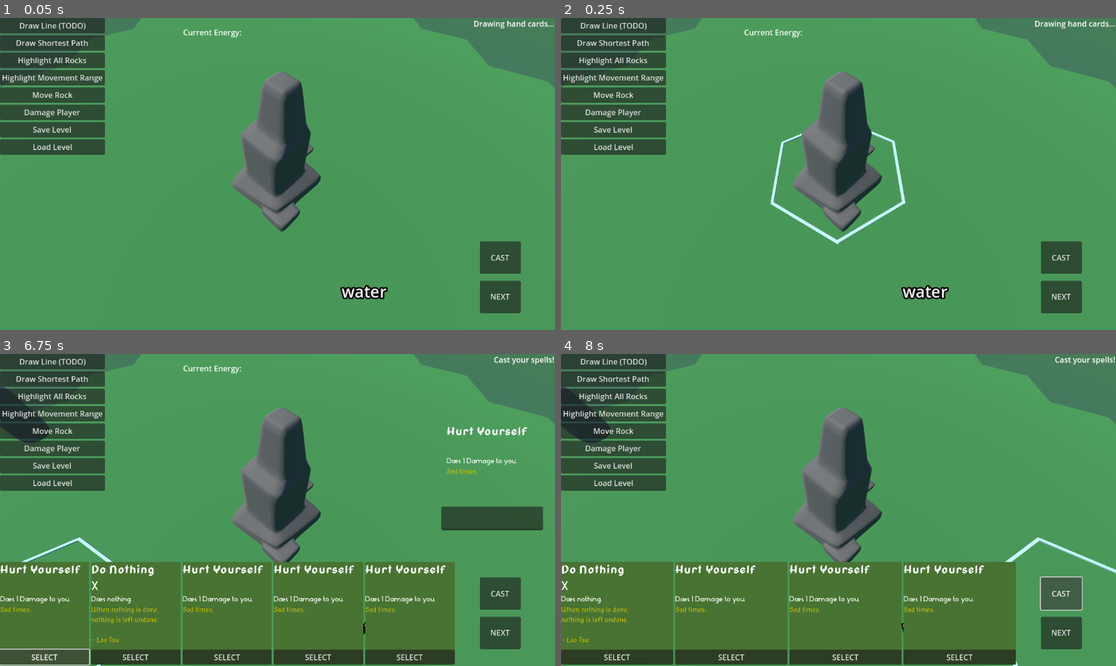
Above: before the commit, frames 1-4 (two rows, left to right).
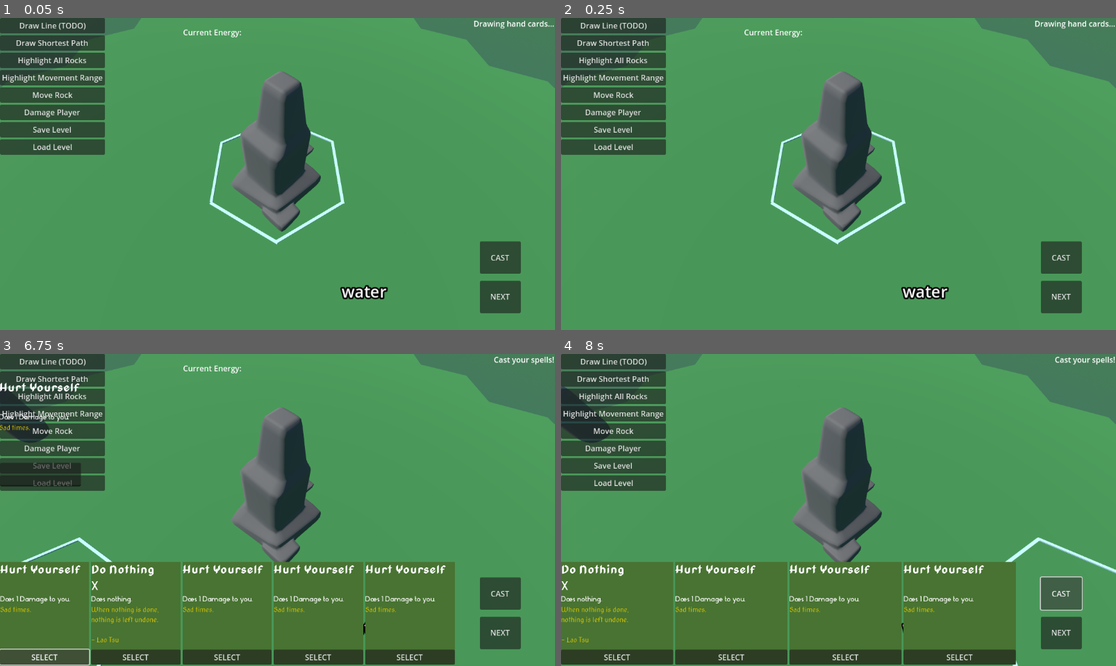
Above: after the commit, the same moments.

Repository: nheeb/spell-tactics
Game: Godot game, scene res://Logic/Main.tscn
Two runs of this game, one before a commit and one after it. Both use one fixed random seed, a clock stepped at 60 frames per second and the inputs below.
Inputs:
- Up to frame 1 (0.05 s): no input
- Up to frame 2 (0.25 s): no input
- Up to frame 3 (6.75 s): click "NEXT" at 0.5 s; click "NEXT" at 1.25 s; click "Draw Line (TODO)" at 2 s; click "Draw Shortest Path" at 2.75 s; click "Highlight All Rocks" at 3.5 s; click "Highlight Movement Range" at 4.25 s; click "Move Rock" at 5 s; click "Damage Player" at 5.75 s; click "SELECT" at 6.5 s
- Up to frame 4 (8 s): click "CAST" at 7.25 s

The runs differ from the first frame. In frame 1, 0.6% of the frame differs, in the area x 37-63%, y 36-73%; in frame 2, nothing differs; in frame 3, 3.2%, in the area x 0-98%, y 9-57%; in frame 4, nothing differs.

Commit message:
fix addon capitalization and begin hovering

Diff:
--- /dev/null
+++ b/Entities/Environment/ClickableRock.tres
@@ -0,0 +1,16 @@
+[gd_resource type="Resource" script_class="EntityType" load_steps=3 format=3 uid="uid://cj5750hs33oep"]
+
+[ext_resource type="Script" path="res://Entities/EntityType.gd" id="1_qpstv"]
+[ext_resource type="PackedScene" uid="uid://cd3p0i6kbwcd4" path="res://Entities/Visuals/VisualRock.tscn" id="2_33q16"]
+
+[resource]
+script = ExtResource("1_qpstv")
+internal_name = "clickable_rock"
+can_be_hovered = true
+pretty_name = "Rock"
+fluff_text = "Rocky Rock"
+visual_scene = ExtResource("2_33q16")
+is_drainable = true
+energy = Array[int]([2])
+is_obstacle = true
+cover_value = 1
--- /dev/null
+++ b/Entities/Visuals/ClickableRock.tscn
@@ -0,0 +1,17 @@
+[gd_scene load_steps=3 format=3 uid="uid://vyxoc5136bpp"]
+
+[ext_resource type="PackedScene" uid="uid://la7g0xaatryj" path="res://Entities/Visuals/VisualEntity.tscn" id="1_v8d3n"]
+[ext_resource type="PackedScene" uid="uid://bwkt7vm7l5e1h" path="res://Assets/Models/Prototype/Rock1.gltf" id="2_0q5yx"]
+
+[node name="ClickableRock" instance=ExtResource("1_v8d3n")]
+
+[node name="Rock1" parent="." index="1" instance=ExtResource("2_0q5yx")]
+transform = Transform3D(0.814839, 0, 0, 0, 0.764948, 0, 0, 0, 0.814841, 0.10245, 1.19209e-07, 0.0124449)
+
+[node name="Rock2" parent="." index="2" instance=ExtResource("2_0q5yx")]
+transform = Transform3D(0.786749, -0.199118, 0, 0.212104, 0.738578, 0, 0, 0, 0.814841, 0.10245, 0.546787, 0.0124449)
+visible = false
+
+[node name="Rock3" parent="." index="3" instance=ExtResource("2_0q5yx")]
+transform = Transform3D(-0.70781, 0.179139, 0.355745, 0.212105, 0.738578, 0, -0.343481, 0.0869312, -0.733083, -0.177381, 1.21345, -0.0714636)
+visible = false
--- a/Entities/Visuals/VisualEntity.gd
+++ b/Entities/Visuals/VisualEntity.gd
@@ -20,3 +20,8 @@
 
 #func update_hp(hp: int):
 	#$HPLabel.text = "%d / %d" % [hp, type.max]
+
+
+# TODO discuss this
+func update_visuals(entity: Entity):
+	pass
--- a/Logic/Tiles/Tile.gd
+++ b/Logic/Tiles/Tile.gd
@@ -3,6 +3,7 @@
 
 
 var entities: Array[Entity] = []
+var hovering := false
 var r: int
 var q: int
 
@@ -83,3 +84,8 @@
 
 	tile_state.entities = entity_states
 	return tile_state
+
+
+func _on_hover_timer_timeout() -> void:
+	hovering = true
+	print("Hovered tile %d, %d" % [r, q])
--- a/Logic/Tiles/Tile.tscn
+++ b/Logic/Tiles/Tile.tscn
@@ -75,3 +75,9 @@
 transform = Transform3D(-0.877268, 0, 0.018452, 0, 0.235877, 0, -0.506491, 0, -0.0319599, -0.436516, 2.38419e-07, 0.751075)
 mesh = SubResource("BoxMesh_ltq8m")
 skeleton = NodePath("../../..")
+
+[node name="HoverTimer" type="Timer" parent="."]
+wait_time = 0.6
+one_shot = true
+
+[connection signal="timeout" from="HoverTimer" to="." method="_on_hover_timer_timeout"]
--- /dev/null
+++ b/Prototype/MouseInput.gd
@@ -0,0 +1,36 @@
+extends RayCast3D
+
+var currently_hovering: Tile = null
+func _physics_process(delta: float) -> void:
+	var mouse_position := get_viewport().get_mouse_position()
+	var camera := get_viewport().get_camera_3d()
+	var ray_origin := camera.project_ray_origin(mouse_position)
+	var ray_direction := camera.project_ray_normal(mouse_position)
+	var end := ray_origin + ray_direction * camera.far
+	self.target_position = to_local(end)
+
+	if is_colliding():
+		var collider = get_collider()
+		if collider is Area3D:
+			if collider.is_in_group("tile_area"):
+				var tile: Tile = collider.get_parent()
+				if tile != currently_hovering:
+					tile.set_highlight(Highlight.Type.Hover, true)
+					Events.tile_hovered.emit(tile)
+					tile.get_node("HoverTimer").start()
+
+				if currently_hovering != null and currently_hovering != tile:
+					currently_hovering.set_highlight(Highlight.Type.Hover, false)
+					currently_hovering.get_node("HoverTimer").stop()
+					Events.tile_unhovered.emit(currently_hovering)
+
+				currently_hovering = tile
+	else:
+		if currently_hovering != null:
+			currently_hovering.set_highlight(Highlight.Type.Hover, false)
+			currently_hovering.get_node("HoverTimer").stop()
+			Events.tile_unhovered.emit(currently_hovering)
+			currently_hovering = null
+
+	if currently_hovering and Input.is_action_just_pressed("select"):
+		Events.tile_clicked.emit(currently_hovering)
--- a/Prototype/Prototyping.gd
+++ b/Prototype/Prototyping.gd
@@ -63,41 +63,6 @@
 	print(search.path)
 
 
-@onready var mouse_ray := %MouseRaycast
-var currently_hovering: Tile = null
-func _physics_process(delta: float) -> void:
-	var mouse_position := get_viewport().get_mouse_position()
-	var camera := get_viewport().get_camera_3d()
-	var ray_origin := camera.project_ray_origin(mouse_position)
-	var ray_direction := camera.project_ray_normal(mouse_position)
-	var end := ray_origin + ray_direction * camera.far
-	mouse_ray.target_position = mouse_ray.to_local(end)
-
-	if mouse_ray.is_colliding():
-		var collider = mouse_ray.get_collider()
-		if collider is Area3D:
-			if collider.is_in_group("tile_area"):
-				var tile: Tile = collider.get_parent()
-				if tile != currently_hovering:
-					tile.set_highlight(Highlight.Type.Hover, true)
-					Events.tile_hovered.emit(tile)
-
-				if currently_hovering != null and currently_hovering != tile:
-					currently_hovering.set_highlight(Highlight.Type.Hover, false)
-					Events.tile_unhovered.emit(currently_hovering)
-					currently_hovering = null
-				currently_hovering = tile
-	else:
-		if currently_hovering != null:
-			currently_hovering.set_highlight(Highlight.Type.Hover, false)
-			Events.tile_unhovered.emit(currently_hovering)
-			currently_hovering = null
-
-	if currently_hovering and Input.is_action_just_pressed("select"):
-		Events.tile_clicked.emit(currently_hovering)
-
-
-
 func _on_move_rock_button_pressed() -> void:
 	$Level.move_entity($Level.find_entity(ent_type), $Level.tiles[5][4])
 
--- a/Prototype/Prototyping.tscn
+++ b/Prototype/Prototyping.tscn
@@ -1,9 +1,10 @@
-[gd_scene load_steps=8 format=3 uid="uid://cs6vnuiljtmct"]
+[gd_scene load_steps=9 format=3 uid="uid://cs6vnuiljtmct"]
 
 [ext_resource type="Script" path="res://Prototype/Prototyping.gd" id="1_j078d"]
 [ext_resource type="Script" path="res://addons/smoothing/smoothing.gd" id="1_mf57j"]
 [ext_resource type="Script" path="res://Prototype/GameCamera.gd" id="1_wx0wr"]
 [ext_resource type="PackedScene" uid="uid://bshwbn0tpocns" path="res://Logic/Tiles/Level.tscn" id="3_80rsa"]
+[ext_resource type="Script" path="res://Prototype/MouseInput.gd" id="4_2ad06"]
 
 [sub_resource type="ProceduralSkyMaterial" id="ProceduralSkyMaterial_ypriw"]
 sky_horizon_color = Color(0.223529, 0.517647, 0.670588, 1)
@@ -50,6 +51,7 @@
 transform = Transform3D(1, 0, 0, 0, -2.98023e-08, -1, 0, 1, -2.98023e-08, 0, 0, 0)
 target_position = Vector3(0, -25, 0)
 collide_with_areas = true
+script = ExtResource("4_2ad06")
 
 [node name="Level" parent="." instance=ExtResource("3_80rsa")]
 
--- a/UI/CombatUI.tscn
+++ b/UI/CombatUI.tscn
@@ -9,6 +9,7 @@
 anchor_bottom = 1.0
 grow_horizontal = 2
 grow_vertical = 2
+mouse_filter = 1
 script = ExtResource("1_uhqdp")
 
 [node name="CardContainer" type="HBoxContainer" parent="."]
@@ -49,10 +50,8 @@
 [node name="SelectedCardContainer" type="CenterContainer" parent="."]
 layout_mode = 1
 anchors_preset = -1
-anchor_left = 0.78125
-anchor_top = 0.140432
-anchor_right = 0.974743
-anchor_bottom = 0.479914
+anchor_right = 0.142278
+anchor_bottom = 0.339482
 offset_right = 0.0960007
 offset_bottom = 0.0159988
 metadata/_edit_use_anchors_ = true
@@ -60,10 +59,9 @@
 [node name="EnergyPayment" type="LineEdit" parent="."]
 layout_mode = 1
 anchors_preset = -1
-anchor_left = 0.795139
-anchor_top = 0.489198
-anchor_right = 0.978299
-anchor_bottom = 0.564815
+anchor_top = 0.348765
+anchor_right = 0.145833
+anchor_bottom = 0.424383
 grow_horizontal = 2
 grow_vertical = 2
 metadata/_edit_use_anchors_ = true
--- a/project.godot
+++ b/project.godot
@@ -34,7 +34,7 @@
 
 [editor_plugins]
 
-enabled=PackedStringArray("res://addons/smoothing/plugin.cfg")
+enabled=PackedStringArray("res://Addons/smoothing/plugin.cfg")
 
 [input]
 
Not shown, changed: Addons/smoothing/smoothing.png.import
Not shown, changed: Addons/smoothing/smoothing_2d.png.import
